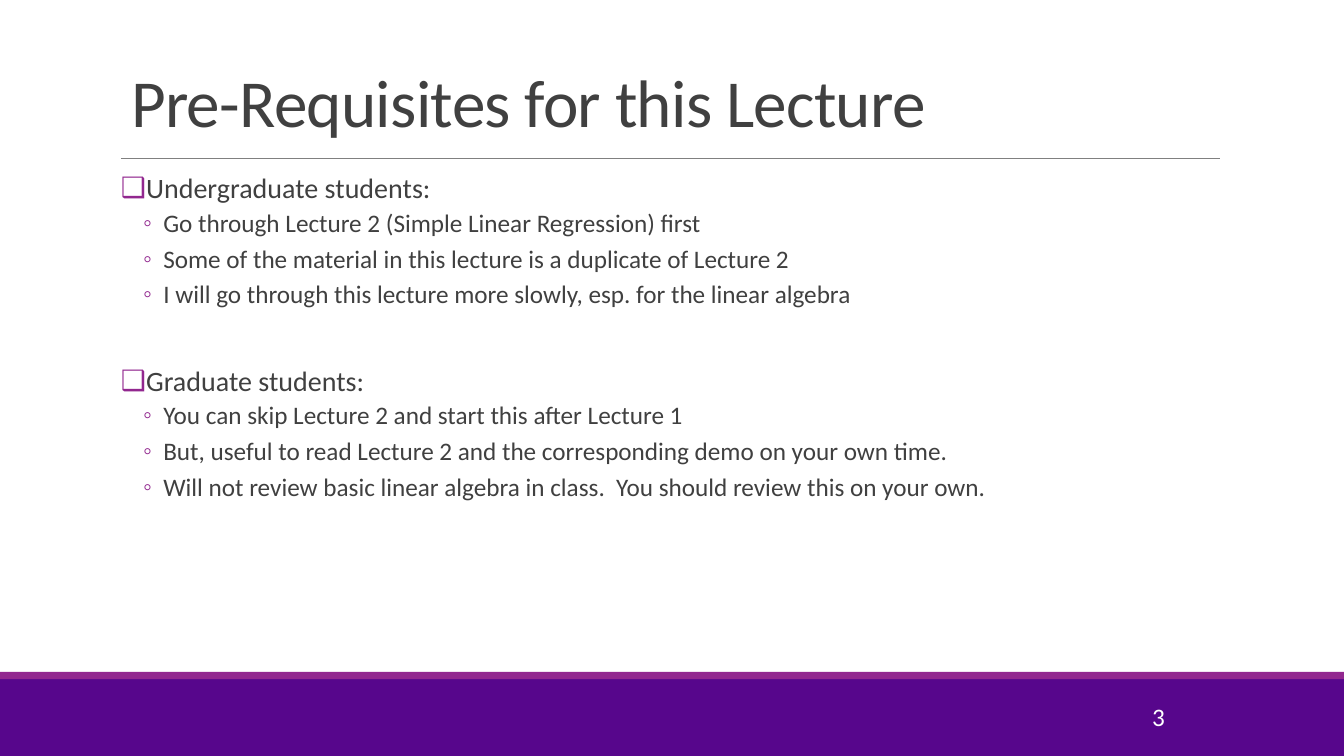
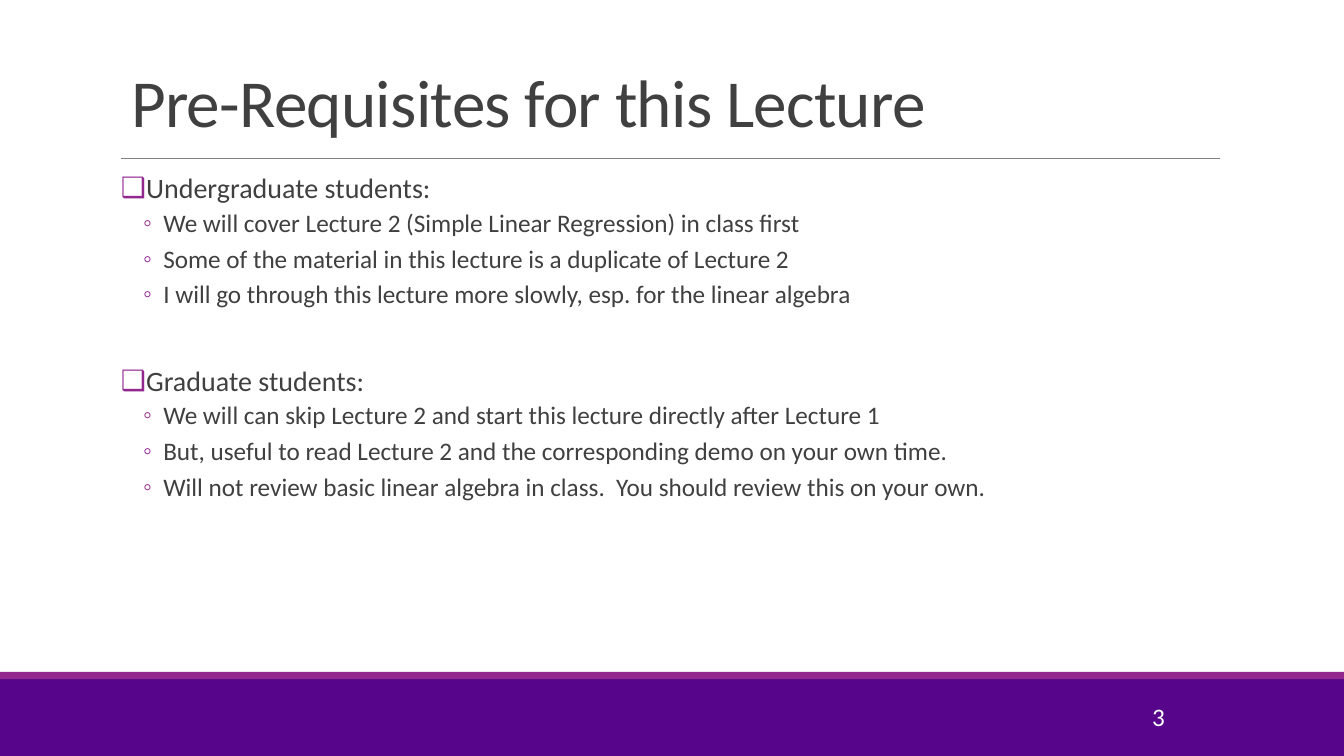
Before and after one commit to joshzzl/introml, a slide deck: slide 3 of lectures/Lect03_MultLinRegression.pptx. Drawn at 1344x756 pixels with LibreOffice and Linux fonts; fonts in the diff are those of the drawing; background and template pictures are left out. Boxes give left, top, right and bottom in pixels: in the first picture for what was removed or moved away, otherwise in the second. Text is boxed around its words. In the diff, an @@ line names an element or a change of style, - is before the commit and + after.

```diff
--- a/lectures/Lect03_MultLinRegression.pptx
+++ b/lectures/Lect03_MultLinRegression.pptx
@@ text at bbox=[163, 214, 799, 237]: text changed @@
-  ◦ Go through Lecture 2 (Simple Linear Regression) first
+  ◦ We will cover Lecture 2 (Simple Linear Regression) in class first
@@ text at bbox=[163, 406, 880, 428]: text changed @@
-  ◦ You can skip Lecture 2 and start this after Lecture 1
+  ◦ We will can skip Lecture 2 and start this lecture directly after Lecture 1
```
Also in this commit, not shown: 4 other slides changed, 2 slides removed, 6 other files.
